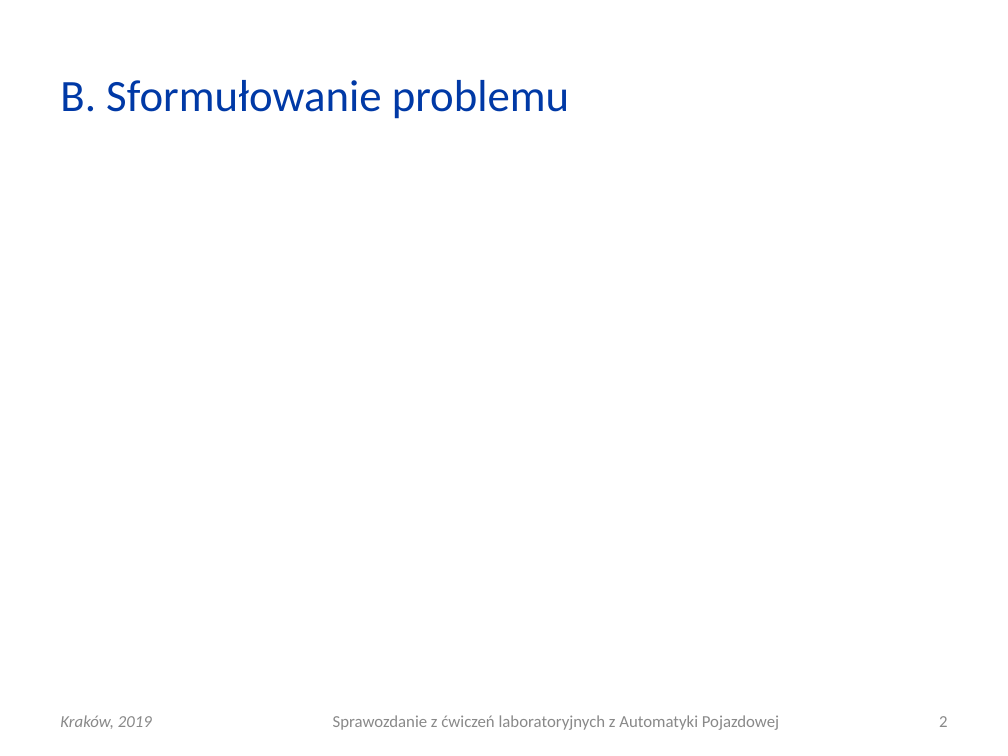
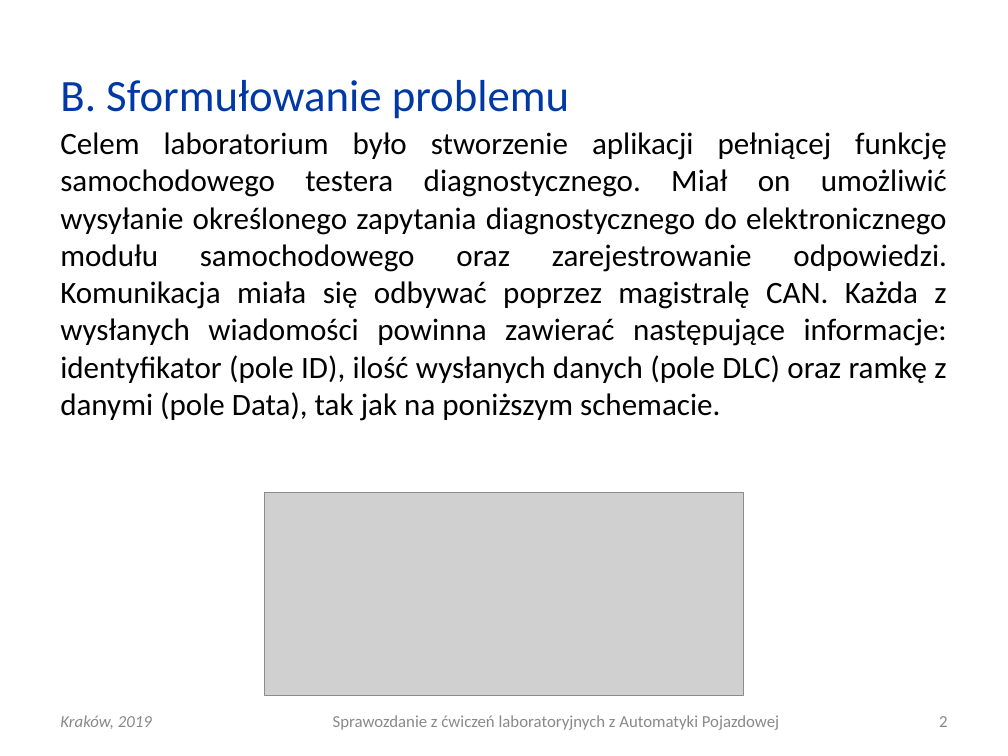
Before and after one commit to elfsonix/Automatyka-Pojazdowa, a slide deck: slide 2 of Lab12/AP_L12_20190508_0930_G03.ppt. Drawn at 1008x756 pixels with LibreOffice and Linux fonts; fonts in the diff are those of the drawing; grey boxes stand for pictures. Boxes give left, top, right and bottom in pixels: in the first picture for what was removed or moved away, otherwise in the second. Text is boxed around its words. In the diff, an @@ line names an element or a change of style, - is before the commit and + after.

Commit message:
sformułowanie problemu

```diff
--- a/Lab12/AP_L12_20190508_0930_G03.ppt
+++ b/Lab12/AP_L12_20190508_0930_G03.ppt
@@ text added at [60, 132, 947, 421], 22.2 pt, text #000000 @@
+Celem laboratorium było stworzenie aplikacji pełniącej funkcję samochodowego testera diagnostycznego. Miał on umożliwić wysyłanie określonego zapytania diagnostycznego do elektronicznego modułu samochodowego oraz zarejestrowanie odpowiedzi. Komunikacja miała się odbywać poprzez magistralę CAN. Każda z wysłanych wiadomości powinna zawierać następujące informacje: identyfikator (pole ID), ilość wysłanych danych (pole DLC) oraz ramkę z danymi (pole Data), tak jak na poniższym schemacie.
@@ picture added at [265, 493, 744, 697] @@
```
Also in this commit, not shown: 3 other files.
